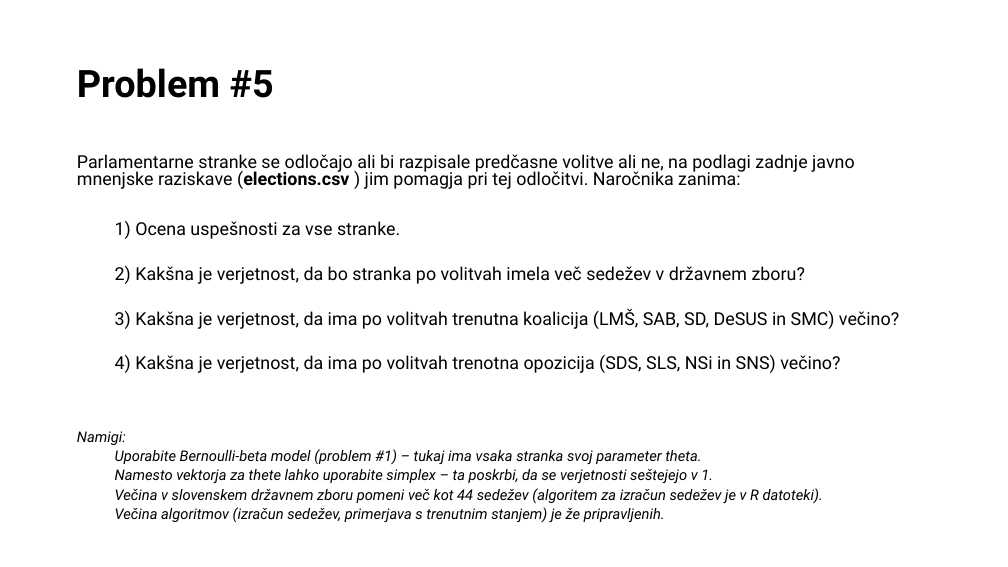
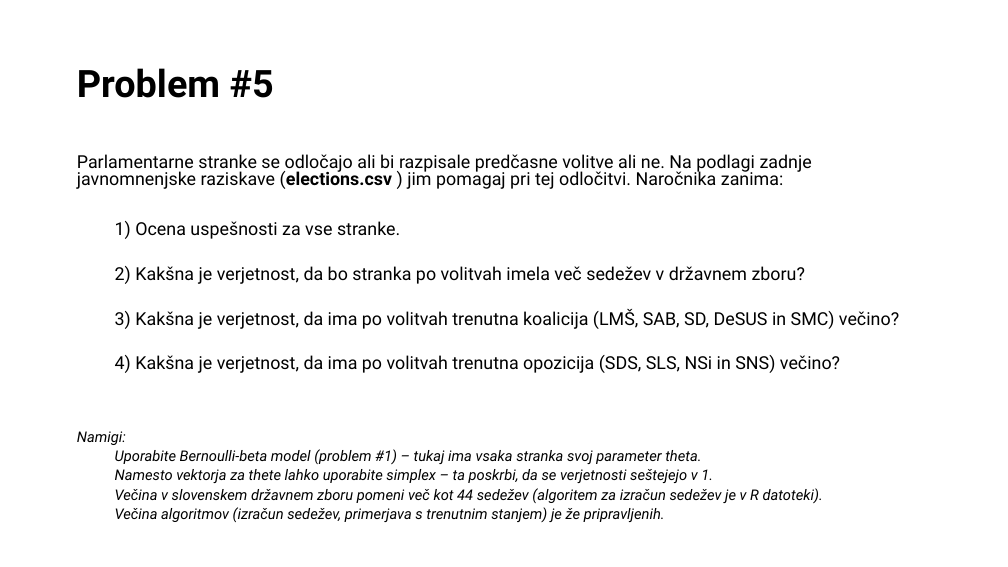
Before and after one commit to bstatcomp/Stan-Intro-Workshop, a slide deck: slide 50 of slides/prezentacija.pptx. Drawn at 1008x567 pixels with LibreOffice and Linux fonts; fonts in the diff are those of the drawing. Boxes give left, top, right and bottom in pixels: in the first picture for what was removed or moved away, otherwise in the second. Text is boxed around its words. In the diff, an @@ line names an element or a change of style, - is before the commit and + after.

```diff
--- a/slides/prezentacija.pptx
+++ b/slides/prezentacija.pptx
@@ text at <box>77,154,812,189</box>: text changed @@
-Parlamentarne stranke se odločajo ali bi razpisale predčasne volitve ali ne, na podlagi zadnje javno mnenjske raziskave (elections.csv ) jim pomagja pri tej odločitvi. Naročnika zanima:
+Parlamentarne stranke se odločajo ali bi razpisale predčasne volitve ali ne. Na podlagi zadnje javnomnenjske raziskave (elections.csv ) jim pomagaj pri tej odločitvi. Naročnika zanima:
@@ text at <box>115,355,840,373</box>: text changed @@
-  4) Kakšna je verjetnost, da ima po volitvah trenotna opozicija (SDS, SLS, NSi in SNS) večino?
+  4) Kakšna je verjetnost, da ima po volitvah trenutna opozicija (SDS, SLS, NSi in SNS) večino?
```
Also in this commit, not shown: 12 other slides changed, 16 other files.
